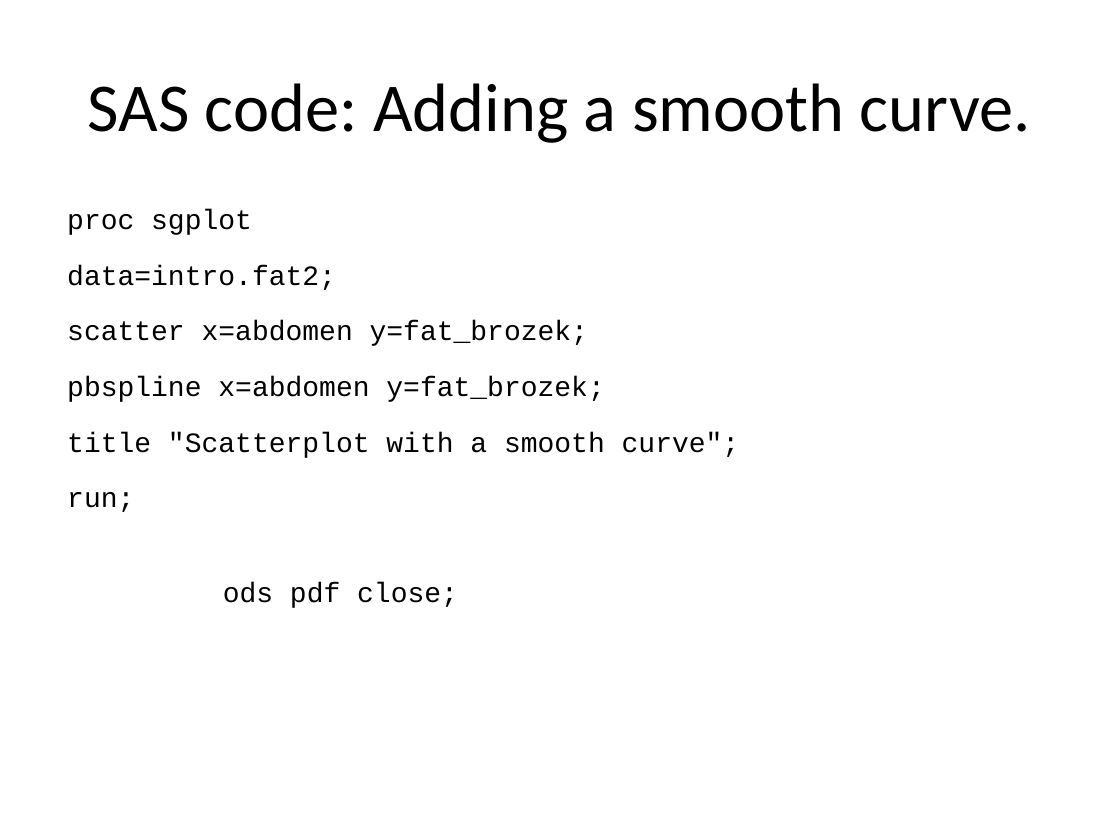
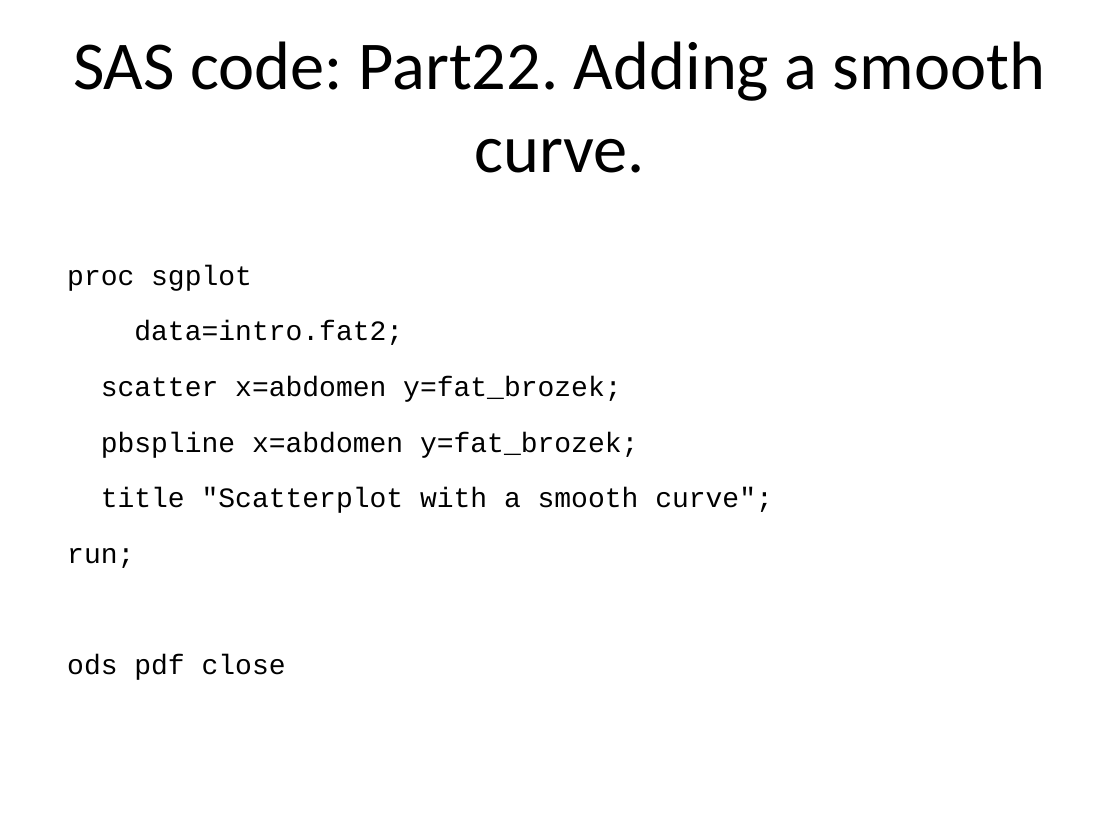
Before and after one commit to pmean/introduction-to-SAS, a slide deck: slide 57 of results/5507-02-simon-slides-and-speaker-notes.pptx. Drawn at 1120x840 pixels with LibreOffice and Linux fonts; fonts in the diff are those of the drawing. Boxes give left, top, right and bottom in pixels: in the first picture for what was removed or moved away, otherwise in the second. Text is boxed around its words. In the diff, an @@ line names an element or a change of style, - is before the commit and + after.

```diff
--- a/results/5507-02-simon-slides-and-speaker-notes.pptx
+++ b/results/5507-02-simon-slides-and-speaker-notes.pptx
@@ title at bbox=[73, 41, 1045, 173]: text changed @@
-SAS code: Adding a smooth curve.
+SAS code: Part22. Adding a smooth curve.
@@ text at bbox=[67, 265, 773, 680]: text changed @@
-proc sgplot
-data=intro.fat2;
-scatter x=abdomen y=fat_brozek;
-pbspline x=abdomen y=fat_brozek;
-title "Scatterplot with a smooth curve";
-run;
-ods pdf close;
+proc sgplot
+data=intro.fat2;
+scatter x=abdomen y=fat_brozek;
+pbspline x=abdomen y=fat_brozek;
+title "Scatterplot with a smooth curve";
+run;
+ods pdf close
```
Also in this commit, not shown: 42 other slides changed, 27 other files.
